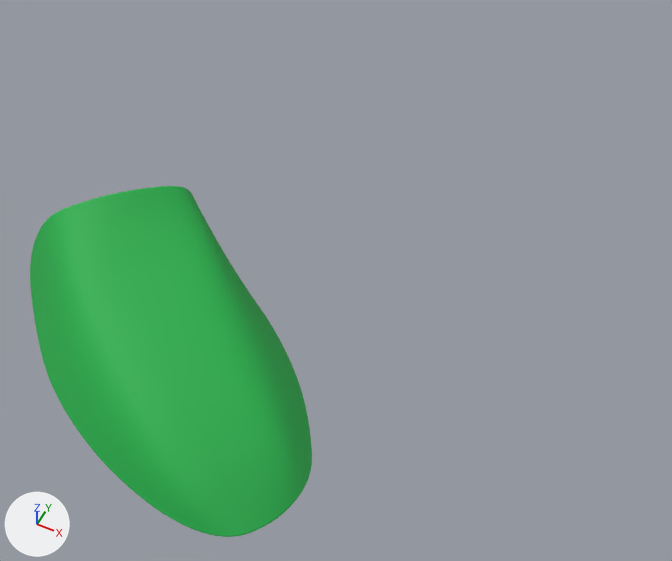
An edit to the OBJ model public-configurator/blender-files/frontRightGREEN.obj, drawn before and after from the same camera.
Both versions are drawn from a 50 mm camera at (15.1, -32.0, 28.9) aimed at (3.8, -9.4, 0.7). The axes (+X, +Y, +Z) are drawn at lower left. The lights are the same throughout. Where no turn or scale is listed for an object, it has been applied to the vertices.
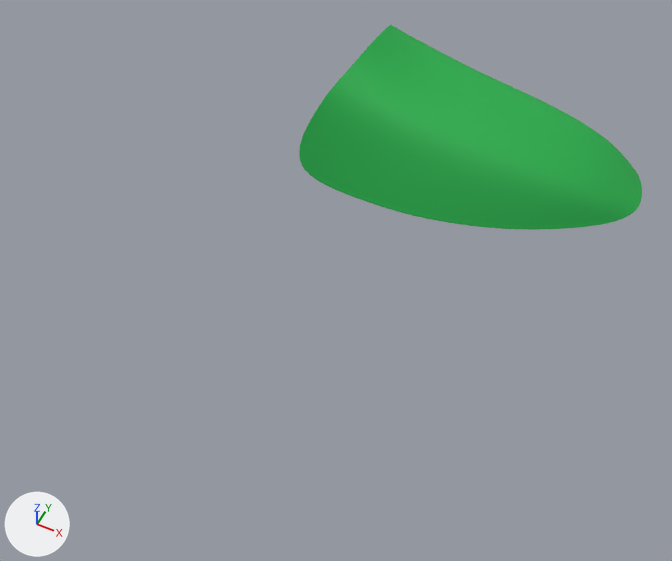
Boxes (x1, y1, x2, y2) around the edits, measured in the pictures (672 x 561 px; the box of a moved part takes in the faces that stretch with it):
'Plane', reshaped (22% wider, 41% shorter): before (30, 186, 312, 537); after (299, 25, 642, 230)
part 1 of me_plane, moved or reshaped (not visible before): after (299, 26, 642, 230)
part 2 of me_plane, moved or reshaped: before (30, 186, 312, 537); after (300, 25, 642, 229)

What the commit changed:
me_plane is used by ob_plane; location (0.0, 0.0, 0.0).
me_plane had 10500 vertices, 10496 faces and spanned x -8.15..6.62, y -20.91..-8.62, z -1.0..4.41.
me_plane now has 10500 vertices, 10496 faces and spans x -0.94..13.66, y -4.3..4.7, z 0.22..5.36.
me_plane part 1: the loose piece of 5250 vertices spanning x -8.13..6.61, y -20.89..-8.63, z -0.98..4.4 is multiplied about its middle by the matrix ((0.763, -0.647, -0.008), (0.645, 0.762, -0.059), (0.045, 0.04, 0.998)), then moved by (5.94, 15.11, 1.01).
me_plane part 2: 5250 of 10500 vertices moved; they spanned x -8.15..6.62, y -20.91..-8.62, z -1.0..4.41 and now span x -0.92..13.65, y -4.3..4.7, z 0.23..5.36; mean shift (6.3, 16.19, 1.03); largest move (5.78, -20.15, -0.52) -> (13.65, 0.6, 0.6).
